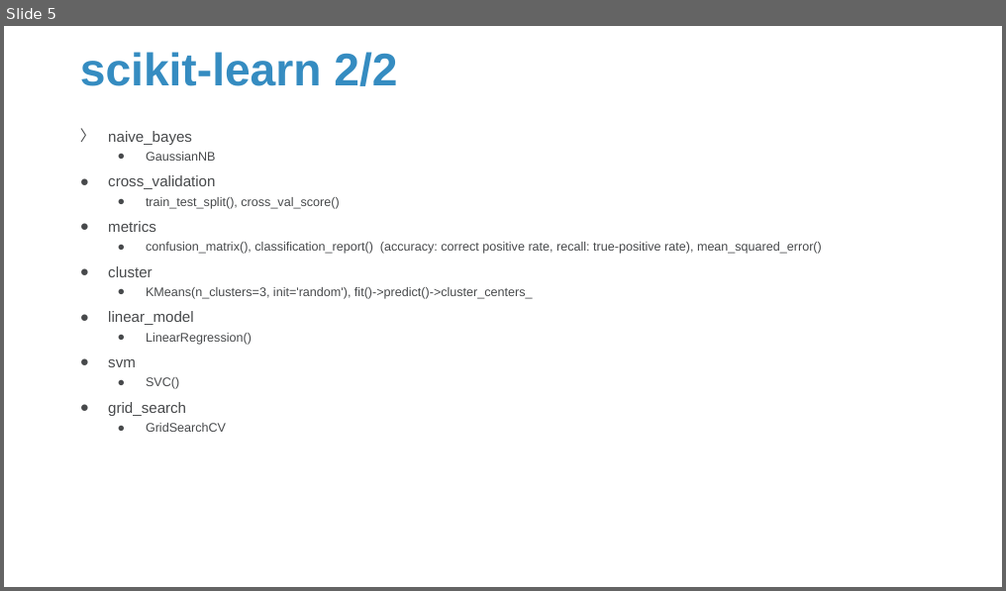
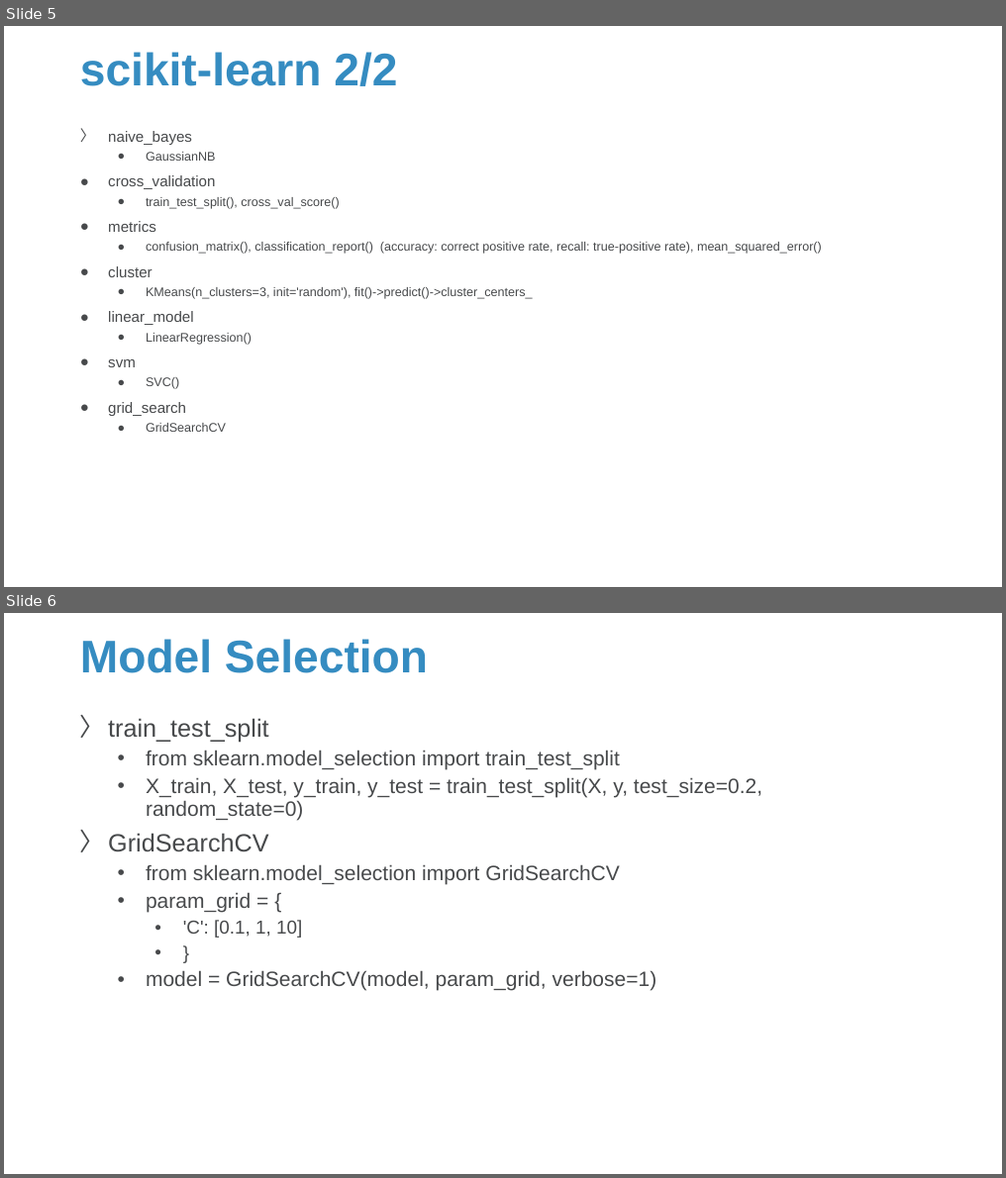
Before and after one commit to Sparks-Lu/TechNotes, a slide deck: Python/SKLearn-Notes.pptx. Shown one above the other, each under a label of ours: slide 5 before the commit, slides 5 and 6 after it. The pictures are 1006x591 and 1006x1178 pixels, drawn with LibreOffice and Linux fonts; fonts in the diff are those of the drawing; background and template pictures are left out. Boxes give left, top, right and bottom in pixels: in the first picture for what was removed or moved away, otherwise in the second. Text is boxed around its words. In the diff, an @@ line names an element or a change of style, - is before the commit and + after.

```diff
--- a/Python/SKLearn-Notes.pptx
+++ b/Python/SKLearn-Notes.pptx
@@ slide 6 added at [4,613,1002,1174], background picture (left out) @@
@@ title added at [80,639,428,673], 44 pt, text #358CC1, bold @@
+Model Selection
@@ text added at [108,718,762,991], 20 pt, text #47494B @@
+〉 train_test_split
+  • from sklearn.model_selection import train_test_split
+  • X_train, X_test, y_train, y_test = train_test_split(X, y, test_size=0.2, random_state=0)
+〉 GridSearchCV
+  • from sklearn.model_selection import GridSearchCV
+  • param_grid = {
+    • 'C': [0.1, 1, 10]
+    • }
+  • model = GridSearchCV(model, param_grid, verbose=1)
```
Also in this commit, not shown: 3 other slides added, 8 other files.
